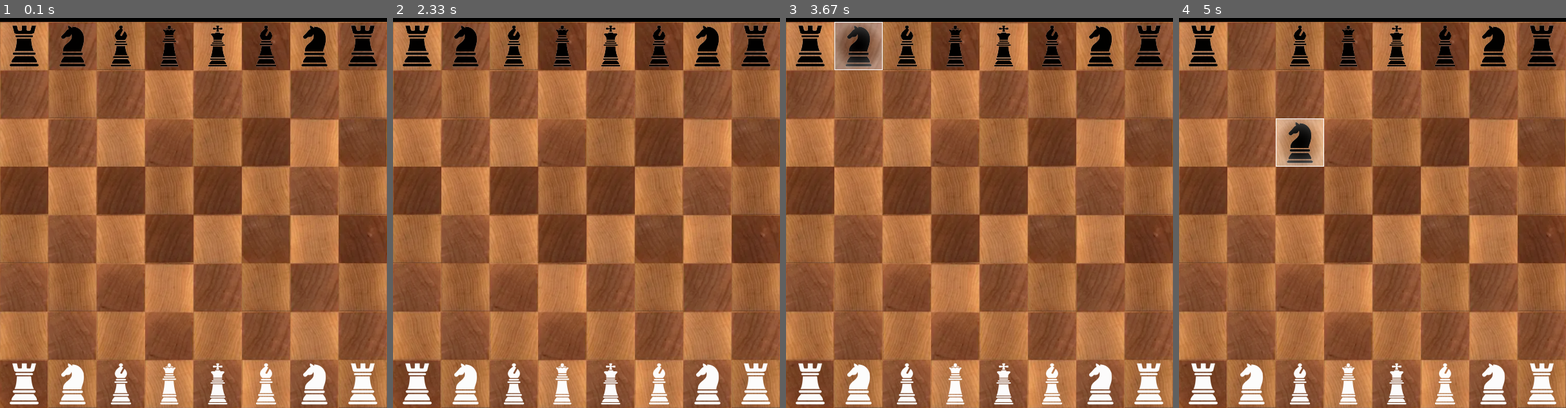
Above: before the commit, frames 1-4 (left to right).
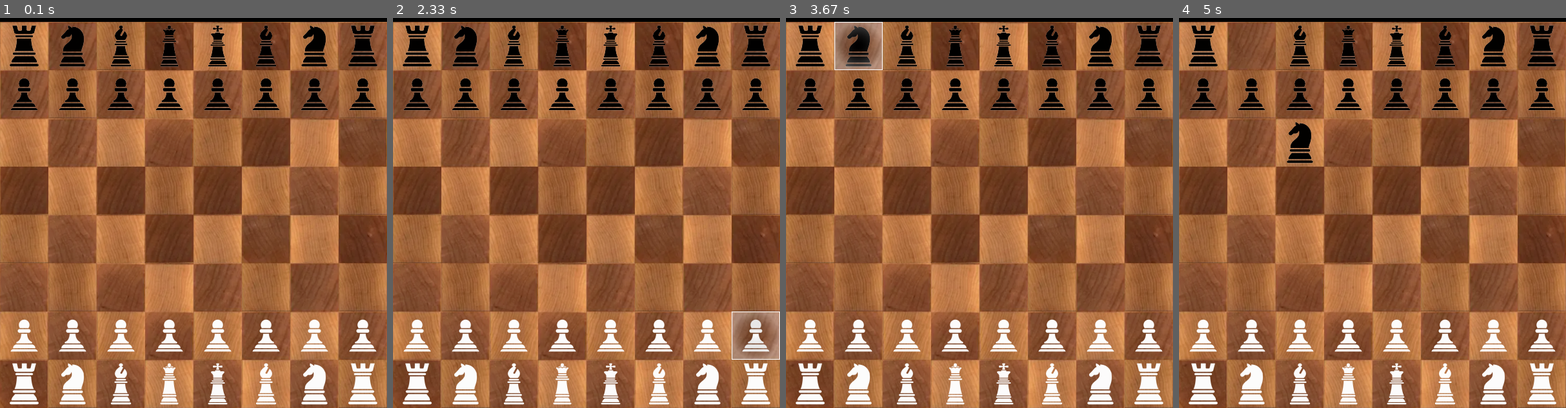
Above: after the commit, the same moments.

Repository: RoiJoleil/ChessSchoolProject
Game: pygame game, started from app.py
Same seed, same stepped clock (60 frames per second), same inputs: the game is played once before the commit and once after it.
Inputs (mouse positions are in pixels of both pictures, inside the frame that each line leads up to):
- Up to frame 1 (0.1 s): no input
- Up to frame 2 (2.33 s): click (586, 197) at 0.38 s; click (644, 53) at 1.22 s; click (485, 45) at 1.55 s; click (733, 357) at 2.22 s
- Up to frame 3 (3.67 s): click (917, 60) at 2.55 s; click (832, 107) at 2.88 s; click (1060, 127) at 3.22 s; click (863, 57) at 3.55 s
- Up to frame 4 (5 s): click (1287, 127) at 3.88 s; click (1314, 322) at 4.22 s; click (1287, 123) at 4.55 s

The runs differ from the first frame. In frame 1, 4.1% of the frame differs, in the area x 2-98%, y 15-86%; in frame 2, 5.1%; in frame 3, 4.1%; in frame 4, 5.2%.

Commit message:
board set/board position

Diff:
--- a/src/chess/board.py
+++ b/src/chess/board.py
@@ -25,25 +25,7 @@
 
     def _initialise_cells(self):
         """Creates all the cells and rects upon first initialisation."""
-        # Create Cells
-        for x in range(8):
-            for y in range(8):
-                pos = (x * cell.CELL_SIZE, y * cell.CELL_SIZE)
-                cell.create_cell(pos, x, y)
-
-        piece_row = pieces.get_piece_row()
-        pawn_row = pieces.get_pawn_row()
-        for x in range(8):
-            # get each Row which will contain pieces
-            cell_black_piece = cell.cells[(x, 0)]
-#            cell_black_pawn = cell.cells[(x, 1)]
-#            cell_white_pawn = cell.cells[(x, 6)]
-            cell_white_piece = cell.cells[(x, 7)]
-            # place pieces
-            cell_black_piece.set_piece(piece_row[x](cell=cell_black_piece, team=False))
-#            cell_black_pawn.set_piece(pawn_row[x](cell=cell_black_pawn, team=False))
-#            cell_white_pawn.set_piece(pawn_row[x](cell=cell_white_pawn, team=True))
-            cell_white_piece.set_piece(piece_row[x](cell=cell_white_piece, team=True))
+        set_board_position()
 
         self.white_king = self.get_cell(4,0).piece
         self.black_king = self.get_cell(4,7).piece
@@ -63,11 +45,6 @@
         This method updates the necessary positions of the pieces involved.
         This method makes no validation checks if the move is actually valid.
         """
-
-        # I dont know what is going on here, but its to much.
-        # Having 100 lines of code for a single function is way to much.
-        # All the seperate pieces in this function have to be seperated into their own function with descriptives
-        # Names so its easier understandable what is actually going on. - Joel
 
         if frm.piece == None:
             return
@@ -158,7 +135,6 @@
                     self.select_cell(clicked_cell)
                     cell.set_focus([self.selected_cell], "selected")
 
-
     def draw(self):
         """Draw the individual chessboard cells"""
         cell.draw(self.screen)
@@ -166,3 +142,28 @@
     def __repr__(self):
         """NotImplemented"""
         pass
+
+# API
+def set_board_position():
+        # Create Cells
+    for x in range(8):
+        for y in range(8):
+            pos = (x * CELL_SIZE, y * CELL_SIZE)
+            cell.create_cell(pos, x, y)
+
+    piece_row = pieces.get_piece_row()
+    pawn_row = pieces.get_pawn_row()
+    for x in range(8):
+        # get each Row which will contain pieces
+        cell_black_piece = cell.cells[(x, 0)]
+        cell_black_pawn = cell.cells[(x, 1)]
+        cell_white_pawn = cell.cells[(x, 6)]
+        cell_white_piece = cell.cells[(x, 7)]
+        # place pieces
+        cell_black_piece.set_piece(piece_row[x](cell=cell_black_piece, team=False))
+        cell_black_pawn.set_piece(pawn_row[x](cell=cell_black_pawn, team=False))
+        cell_white_pawn.set_piece(pawn_row[x](cell=cell_white_pawn, team=True))
+        cell_white_piece.set_piece(piece_row[x](cell=cell_white_piece, team=True))
+
+def load_board_position():
+    pass
--- a/src/chess/cell.py
+++ b/src/chess/cell.py
@@ -123,12 +123,12 @@
 
 def move_piece(frm: Cell, to: Cell):
     """Move a piece from one cell to another."""
+    global en_passante
+
     to.piece = frm.piece
     to.piece.move(to.grid_pos[0], to.grid_pos[1])
     frm.piece = None
-    global en_passante
     en_passante.reset()
-
 
 def is_occupied(cell: Cell = None, x: int = None, y: int = None) -> bool:
     """
